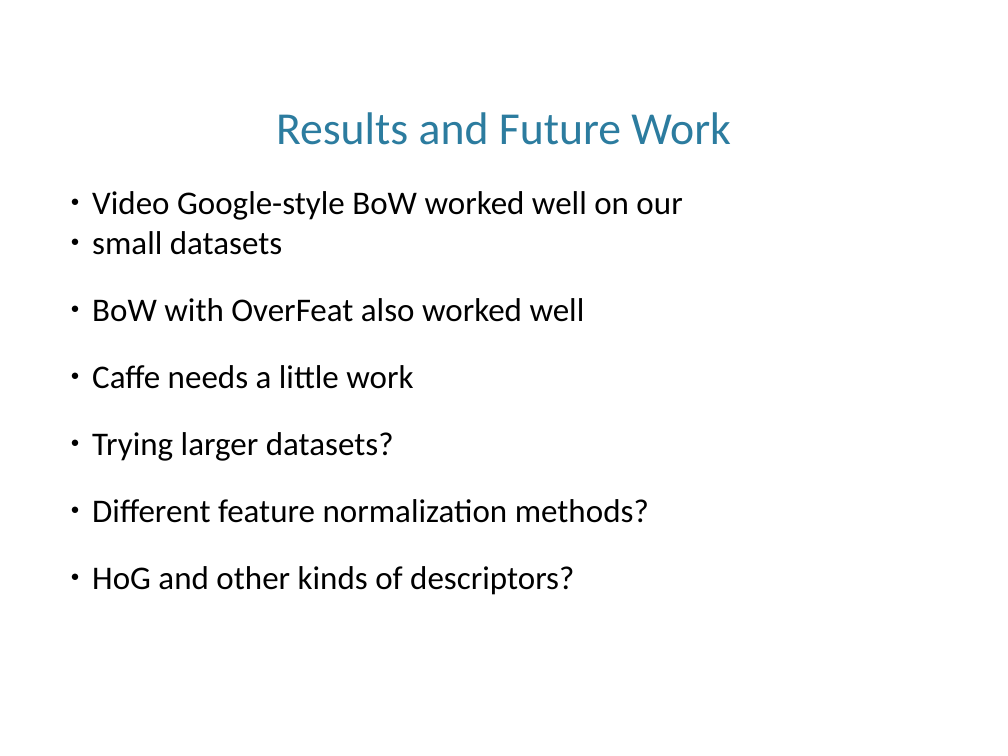
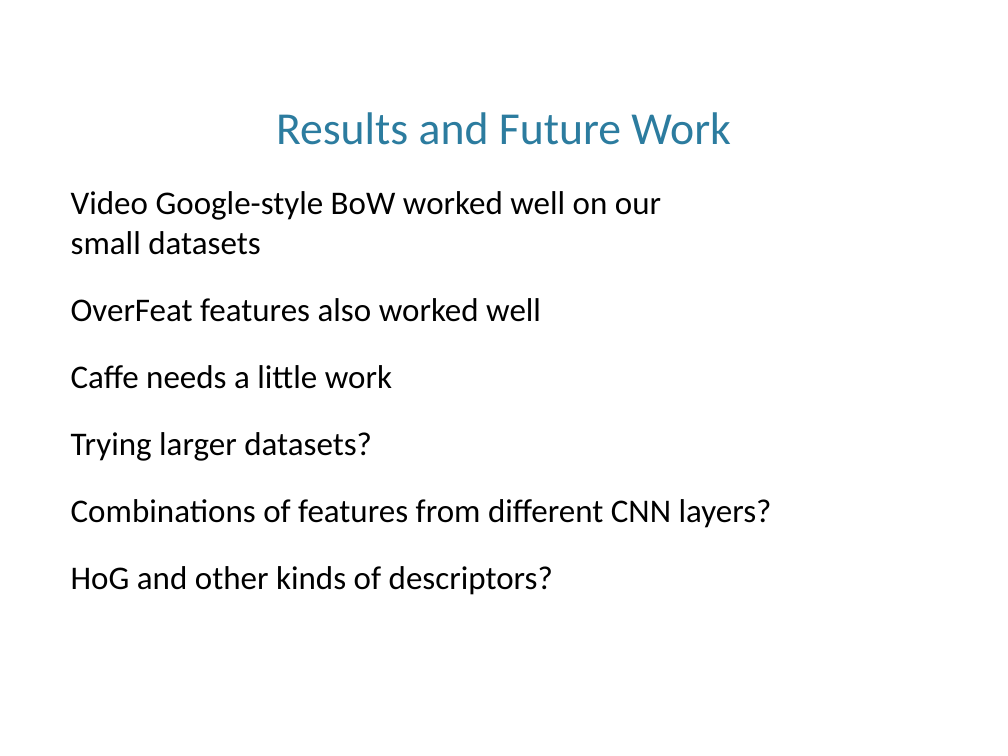
Before and after one commit to estherva7/VideoGoogle-PlaceRecognition, a slide deck: slide 17 of presentation.pptx. Drawn at 1008x756 pixels with LibreOffice and Linux fonts; fonts in the diff are those of the drawing; background and template pictures are left out. Boxes give left, top, right and bottom in pixels: in the first picture for what was removed or moved away, otherwise in the second. Text is boxed around its words. In the diff, an @@ line names an element or a change of style, - is before the commit and + after.

```diff
--- a/presentation.pptx
+++ b/presentation.pptx
@@ text at <box>71,191,661,595</box>: bullet ● to none @@
@@ text at <box>71,298,541,322</box>: text changed @@
-● BoW with OverFeat also worked well
+OverFeat features also worked well
@@ text at <box>71,499,772,528</box>: text changed @@
-● Different feature normalization methods?
+Combinations of features from different CNN layers?
```
Also in this commit, not shown: 8 other slides changed, 1 other file.
